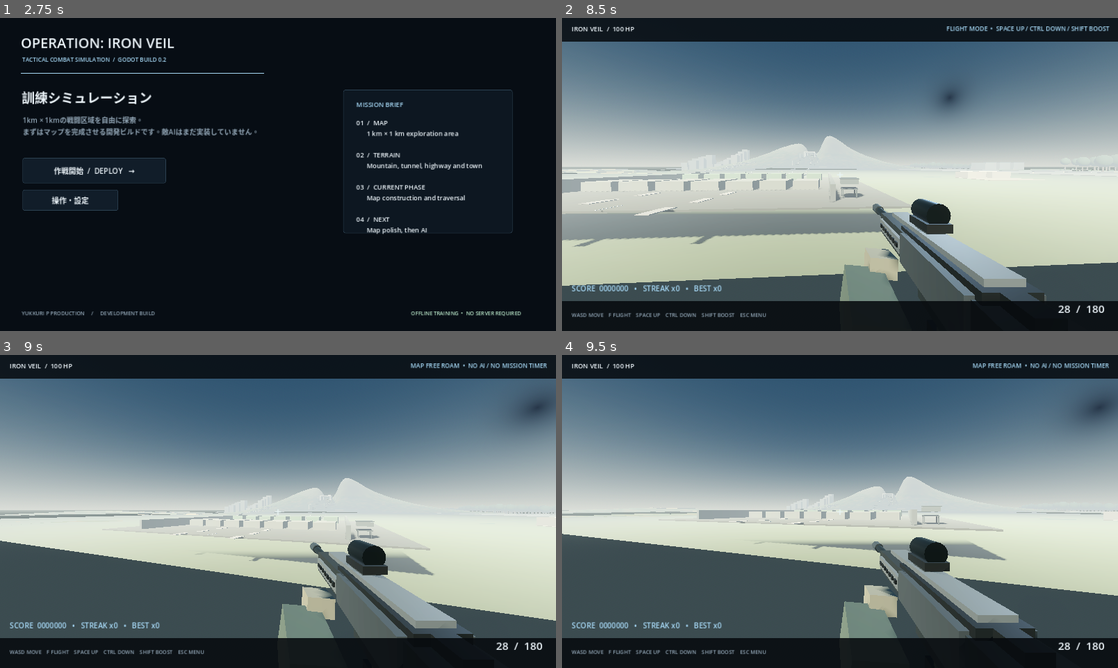
Above: before the commit, frames 1-4 (two rows, left to right).
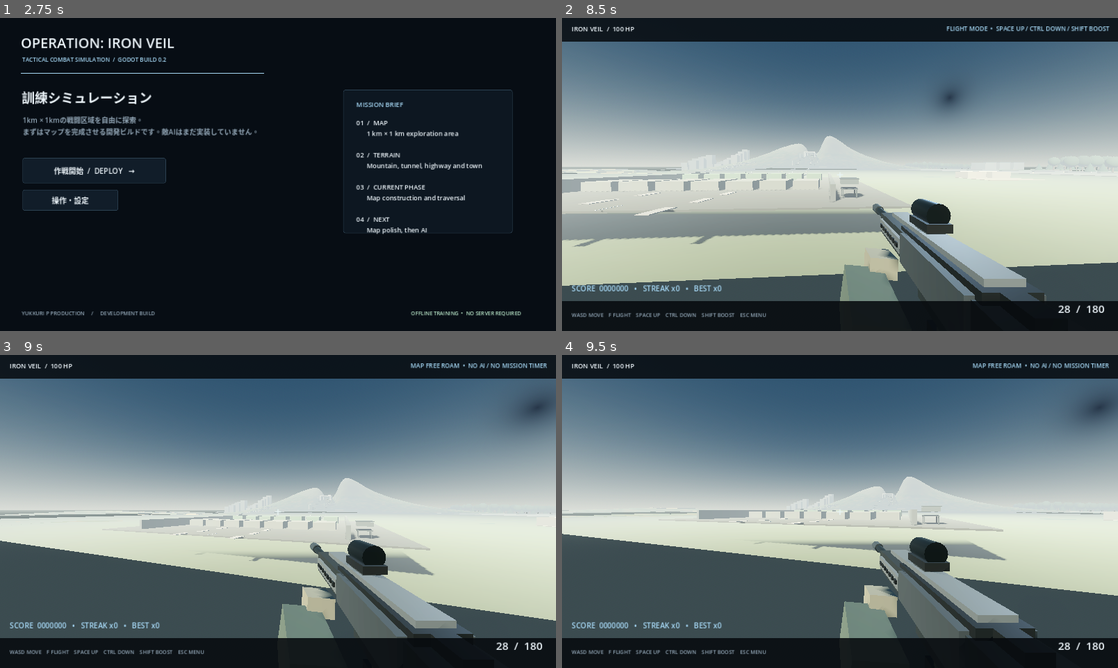
Above: after the commit, the same moments.

Repository: YukkuriP/Yukkuri-FPS2
Game: Godot game, scene res://scenes/main.tscn
Two runs of this game, one before a commit and one after it. Both use one fixed random seed, a clock stepped at 60 frames per second and the inputs below.
Inputs (mouse positions are in pixels of both pictures, inside the frame that each line leads up to):
- Up to frame 1 (2.75 s): tap Enter at 0.5, 2.1 s; move the mouse to (250, 237) at 0.52 s; hold W 0.53-2.03 s; tap F at 0.6 s; click (250, 237) at 0.67 s; tap Space at 0.77, 1.25, 1.52 s; move the mouse to (444, 221) at 1.27 s; tap R at 1.35 s; move the mouse to (111, 127) at 2.02 s; hold A from 2.03 s (still down)
- Up to frame 2 (8.5 s): release A at 2.75 s; click "作戦開始 / DEPLOY →" at 2.75 s; tap Enter at 3.5, 5, 6.6 s; move the mouse to (867, 174) at 3.52 s; hold A 3.53-4.28 s; tap Shift at 3.6 s; click (867, 174) at 3.67 s; tap Space at 3.77, 4.25, 4.52, 5.27, 6.77, 7.52, 8.27 s; move the mouse to (817, 168) at 4.27 s; hold Ctrl 4.28-5.03 s; hold W 4.28-6.53 s; move the mouse to (867, 174) at 5.02 s; tap F at 5.1 s; move the mouse to (812, 174) at 5.77 s; tap R at 5.85 s; click (812, 174) at 5.92 s; move the mouse to (851, 168) at 6.52 s; hold D 6.53-7.28 s; move the mouse to (834, 180) at 7.27 s; hold Shift 7.28-8.03 s; hold W from 7.28 s (still down); move the mouse to (878, 177) at 8.02 s; tap Ctrl at 8.1 s; click (878, 177) at 8.17 s
- Up to frame 3 (9 s): keep holding W; move the mouse to (233, 508) at 8.77 s; tap F at 8.85 s
- Up to frame 4 (9.5 s): keep holding W

Frame 1 is identical in both runs. In frame 2, less than 0.1% of the frame differs, in the area x 64-100%, y 47-49%; in frame 3, less than 0.1%; in frame 4, less than 0.1%.

Commit message:
Improve forest density and add conifer tree silhouettes

Diff:
--- a/scripts/main.gd
+++ b/scripts/main.gd
@@ -826,7 +826,10 @@
 func _add_forest(origin: Vector3, cols: int, rows: int, spacing: float) -> void:
 	# Use two MultiMesh batches per forest cluster: same silhouette and variation,
 	# substantially fewer draw calls and scene nodes for low-memory PCs.
-	var tree_count := cols * rows
+	# Slightly denser forest grid with two distinct canopy silhouettes.
+	var tree_cols := cols + 2
+	var tree_rows := rows + 2
+	var tree_count := tree_cols * tree_rows
 	var trunk_mesh := CylinderMesh.new()
 	trunk_mesh.top_radius = 0.5
 	trunk_mesh.bottom_radius = 0.8
@@ -851,20 +854,37 @@
 	crowns.use_colors = true
 	crowns.mesh = crown_mesh
 	crowns.instance_count = tree_count
+	var conifer_mesh := CylinderMesh.new()
+	conifer_mesh.top_radius = 0.04
+	conifer_mesh.bottom_radius = 1.0
+	conifer_mesh.height = 2.6
+	conifer_mesh.radial_segments = 8
+	var conifer_material := _make_material(Color.WHITE, 0.98)
+	conifer_material.vertex_color_use_as_albedo = true
+	var conifers := MultiMesh.new()
+	conifers.transform_format = MultiMesh.TRANSFORM_3D
+	conifers.use_colors = true
+	conifers.mesh = conifer_mesh
+	conifers.instance_count = tree_count
 	var instance_index := 0
-	for z_index in range(rows):
-		for x_index in range(cols):
-			var x := origin.x + (float(x_index) - float(cols - 1) * 0.5) * spacing
-			var z := origin.z + (float(z_index) - float(rows - 1) * 0.5) * spacing
+	for z_index in range(tree_rows):
+		for x_index in range(tree_cols):
+			var x := origin.x + (float(x_index) - float(tree_cols - 1) * 0.5) * spacing
+			var z := origin.z + (float(z_index) - float(tree_rows - 1) * 0.5) * spacing
 			var y := _terrain_height(x, z)
 			var trunk_height := 7.0 + float((x_index + z_index) % 4)
 			var trunk_transform := Transform3D(Basis.from_scale(Vector3(1.0, trunk_height / 10.0, 1.0)), Vector3(x, y + trunk_height * 0.5, z))
 			trunks.set_instance_transform(instance_index, trunk_transform)
 			trunks.set_instance_color(instance_index, Color("#4b3e30"))
 			var crown_radius := 4.2 + float((x_index * 3 + z_index) % 3)
-			var crown_transform := Transform3D(Basis.from_scale(Vector3.ONE * crown_radius), Vector3(x, y + 8.0 + crown_radius * 0.55, z))
+			var is_conifer := (x_index * 3 + z_index) % 3 == 0
+			var broadleaf_scale := crown_radius if not is_conifer else 0.001
+			var crown_transform := Transform3D(Basis.from_scale(Vector3.ONE * broadleaf_scale), Vector3(x, y + 8.0 + crown_radius * 0.55, z))
 			crowns.set_instance_transform(instance_index, crown_transform)
 			crowns.set_instance_color(instance_index, Color("#344b35").darkened(float((x_index + z_index) % 4) * 0.08))
+			var conifer_transform := Transform3D(Basis.from_scale(Vector3(crown_radius, crown_radius * 0.92, crown_radius)), Vector3(x, y + trunk_height * 0.55, z))
+			conifers.set_instance_transform(instance_index, conifer_transform if is_conifer else Transform3D(Basis.from_scale(Vector3.ONE * 0.001), Vector3(x, y, z)))
+			conifers.set_instance_color(instance_index, Color("#263f30").darkened(float((x_index + z_index) % 3) * 0.07))
 			instance_index += 1
 	var trunk_instance := MultiMeshInstance3D.new()
 	trunk_instance.name = "ForestTrunks"
@@ -876,6 +896,11 @@
 	crown_instance.multimesh = crowns
 	crown_instance.material_override = crown_material
 	world.add_child(crown_instance)
+	var conifer_instance := MultiMeshInstance3D.new()
+	conifer_instance.name = "ForestConiferCanopies"
+	conifer_instance.multimesh = conifers
+	conifer_instance.material_override = conifer_material
+	world.add_child(conifer_instance)
 
 	# Forest floor detail: a single batched MultiMesh for grass blades and another
 	# for low shrubs. All instances sample the same terrain function as the trees.
